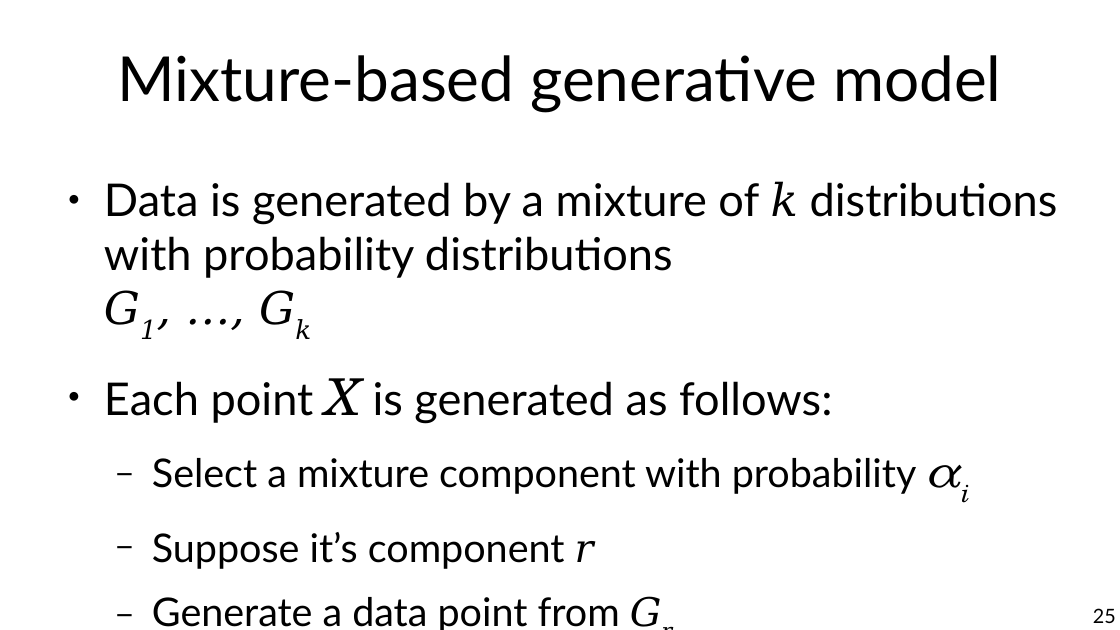
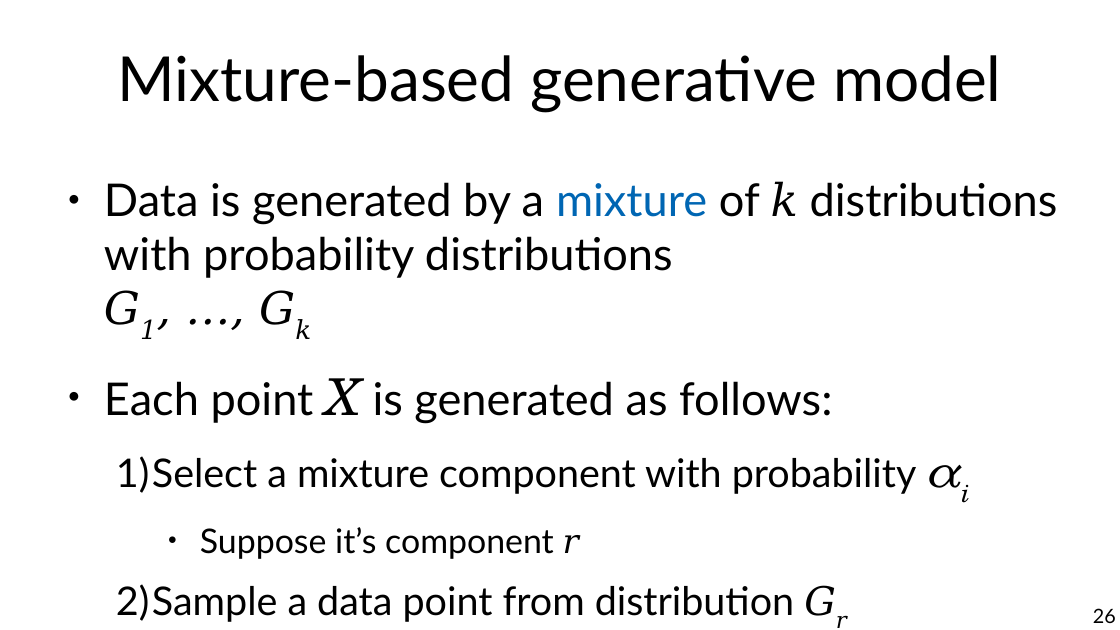
Before and after one commit to marco-calautti/data-mining-course, a slide deck: slide 26 of theory/tt09_outlier_detection.odp (slide 25 before the commit). Drawn at 1120x630 pixels with LibreOffice and Linux fonts; fonts in the diff are those of the drawing. Boxes give left, top, right and bottom in pixels: in the first picture for what was removed or moved away, otherwise in the second. Text is boxed around its words. In the diff, an @@ line names an element or a change of style, - is before the commit and + after.

```diff
--- a/theory/tt09_outlier_detection.odp
+++ b/theory/tt09_outlier_detection.odp
@@ text at (x1=104, y1=181, x2=1058, y2=559): text colour #000000 to #0066B3 in "mixture"; size 28 to 24 pt in "Suppose it’s component r"; bullet − to 1); bullet − to ●; list level 2 to 3 in "Suppose it’s component r" @@
@@ text at (x1=116, y1=584, x2=794, y2=622): text changed @@
-  − Generate a data point from Gr
+  2) Sample a data point from distribution Gr
@@ page number at (x1=1093, y1=608, x2=1116, y2=623): text changed @@
-25
+26
```
Also in this commit, not shown: 26 other slides changed, 14 slides added, 2 slides removed.
